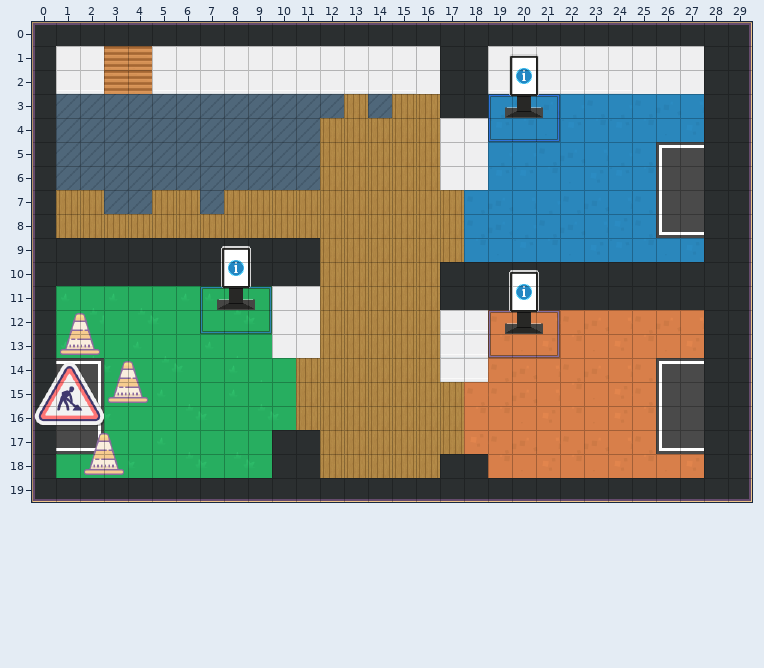
Level history. Tiled map (JSON): cours.tmj. Above: the version before the commit.
Cells are 32x32 px. Shown: x 0..29, y 0..19.
New version:
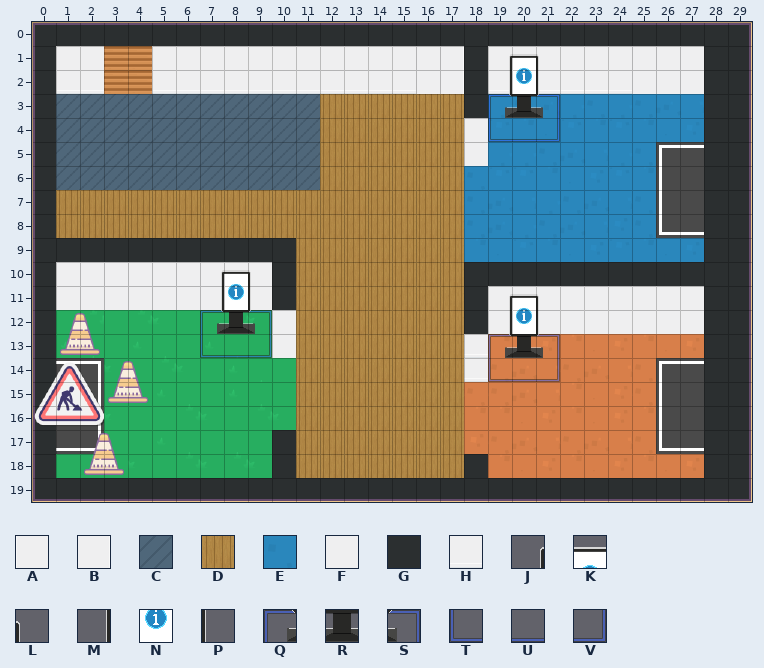
Key: from "Chunk 1": A 1, B 2, C 4, D 5 turned 90, E 7, F 47, G 48, H 52, J 56, K 57, L 58, M 59, N 60, P 61, Q 62, R 63, S 64, T 65, U 66, V 67.
_ is an empty cell, # one hidden under a higher layer, . an unchanged one.
Change:
--- layer "sol"
@@ x 12..14 @@
- 3 C.C
+ 3 D.D
@@ x 3..18 @@
- 6 ..............##
- 7 CC..C...........
+ 6 ..............DE
+ 7 DD..D...........
@@ x 11..11 @@
- 9 _
-10 _
-11 _
-12 _
-13 _
+ 9 D
+10 D
+11 D
+12 D
+13 D
@@ x 11..11 @@
-17 _
-18 _
+17 D
+18 D
--- layer "mur"
@@ x 17..18 @@
- 1 G.
- 2 G.
- 3 G.
- 4 F.
- 5 F.
- 6 FF
+ 1 B.
+ 2 B.
+ 3 _.
+ 4 _.
+ 5 _.
+ 6 __
@@ x 1..27 @@
- 9 ..........G................
-10 GGGGGGG#G.G.....G..........
-11 _______._FF.....G.G#GGGGGGG
-12 ..........F.....HH_._______
-13 ..........F.....H..........
-14 ................H..........
+ 9 .........._................
+10 FFFFFFFFF._....._..........
+11 FFFFFFF.FG_....._.AAAAAAAAA
+12 .........._....._GA.AAAAAAA
+13 .........._....._..........
+14 ................_..........
@@ x 11..17 @@
-17 G......
-18 G.....G
+17 _......
+18 _....._
--- layer "info_data"
@@ x 7..9 @@
- 9 JKL
-10 MNP
-11 QRS
-12 TUV
-13 ___
+ 9 ___
+10 JKL
+11 MNP
+12 QRS
+13 TUV
--- layer "info_dev"
@@ x 19..21 @@
-10 JKL
-11 MNP
-12 QRS
-13 TUV
-14 ___
+10 ___
+11 JKL
+12 MNP
+13 QRS
+14 TUV
